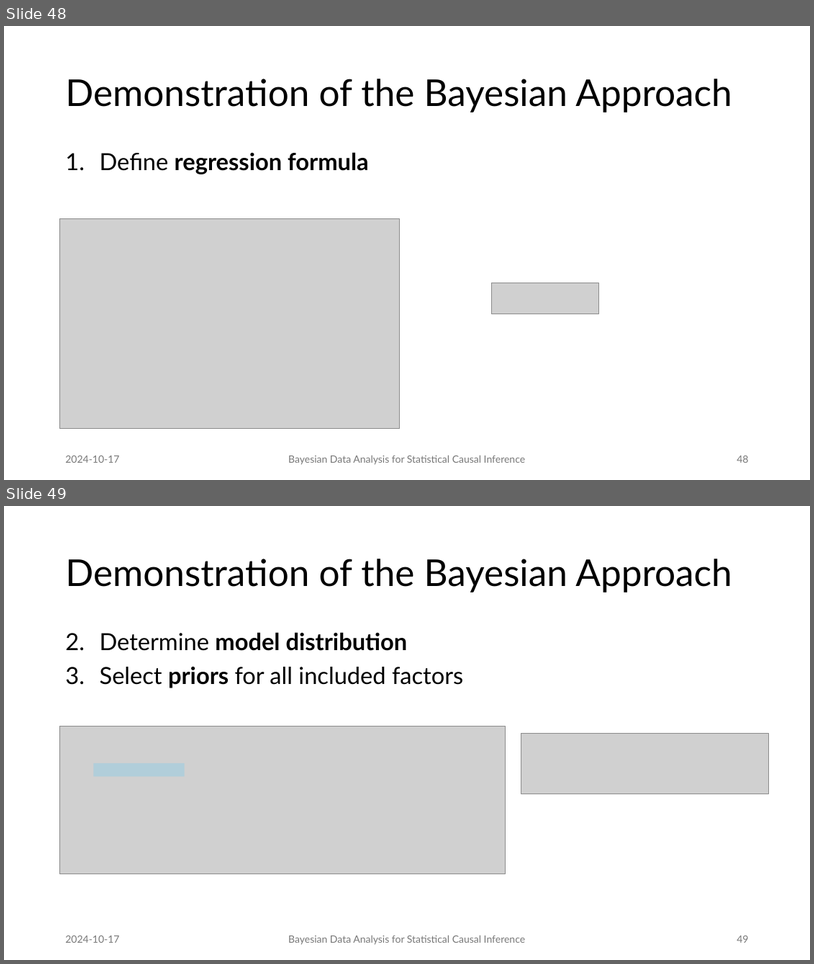
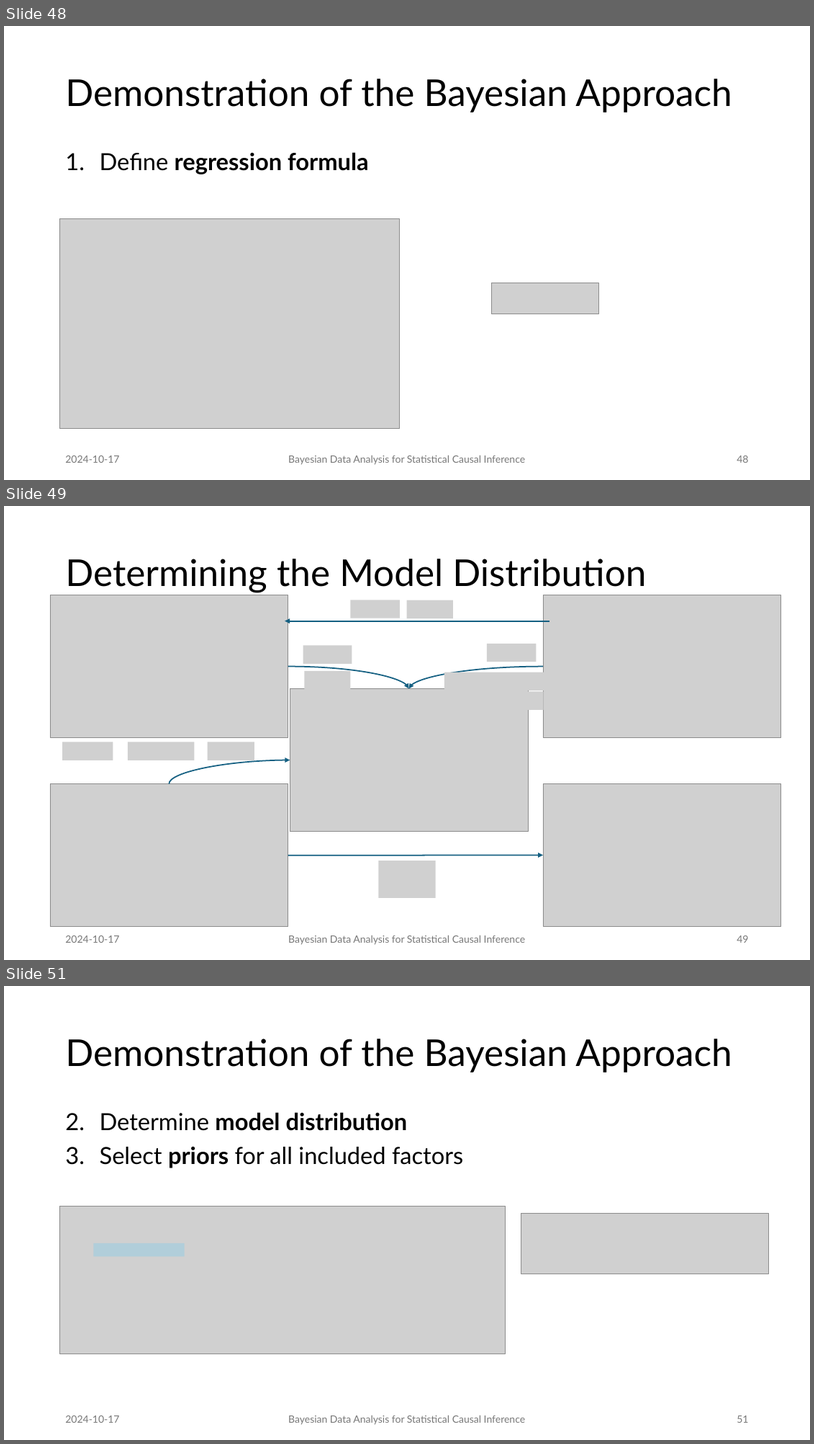
Before and after one commit to JulianFrattini/bda4sci, a slide deck: slides/presentations/2024-10-18-seminar-upc.pptx. Shown one above the other, each under a label of ours: slides 48 and 49 before the commit, slides 48, 49 and 51 after it; the slides between them are not shown. The pictures are 814x964 and 814x1444 pixels, drawn with LibreOffice and Linux fonts; fonts in the diff are those of the drawing; grey boxes stand for pictures. Boxes give left, top, right and bottom in pixels: in the first picture for what was removed or moved away, otherwise in the second. Text is boxed around its words. In the diff, an @@ line names an element or a change of style, - is before the commit and + after.

```diff
--- a/slides/presentations/2024-10-18-seminar-upc.pptx
+++ b/slides/presentations/2024-10-18-seminar-upc.pptx
@@ slide 49 added at [4,506,810,960], background #FFFFFF @@
@@ title added at [65,559,646,592], 44 pt, text #000000 @@
+Determining the Model Distribution
@@ picture added at [50,595,288,738] @@
@@ picture added at [350,600,399,618] @@
@@ picture added at [407,600,453,618] @@
@@ picture added at [543,595,782,738] @@
@@ arrow added from (550, 621) to (285, 621), #156082 1.5 pt @@
@@ picture added at [304,645,352,663] @@
@@ picture added at [487,644,536,662] @@
@@ curved arrow added from (288, 667) to (409, 689), #156082 1.5 pt @@
@@ picture added at [305,671,350,690] @@
@@ curved arrow added from (543, 667) to (409, 689), #156082 1.5 pt @@
@@ picture added at [445,672,550,690] @@
@@ picture added at [290,689,528,831] @@
@@ picture added at [498,691,544,709] @@
@@ picture added at [62,742,113,760] @@
@@ picture added at [128,742,195,760] @@
@@ picture added at [208,742,255,760] @@
@@ curved arrow added from (169, 784) to (290, 760), #156082 1.5 pt @@
@@ picture added at [50,784,288,926] @@
@@ picture added at [543,784,782,926] @@
@@ arrow added from (288, 855) to (543, 855), #156082 1.5 pt @@
@@ picture added at [379,860,436,898] @@
@@ text added at [65,935,119,942], 12 pt, text #797979 @@
+2024-10-17
@@ text added at [288,934,525,944], 12 pt, text #797979 @@
+Bayesian Data Analysis for Statistical Causal Inference
@@ page number added at [737,935,748,942], 12 pt, text #797979 @@
+49
@@ what was slide 49 is now slide 51 @@
@@ page number at [737,1415,748,1422]: text changed @@
-49
+51
```
Also in this commit, not shown: 1 other slide added, 12 other files.
